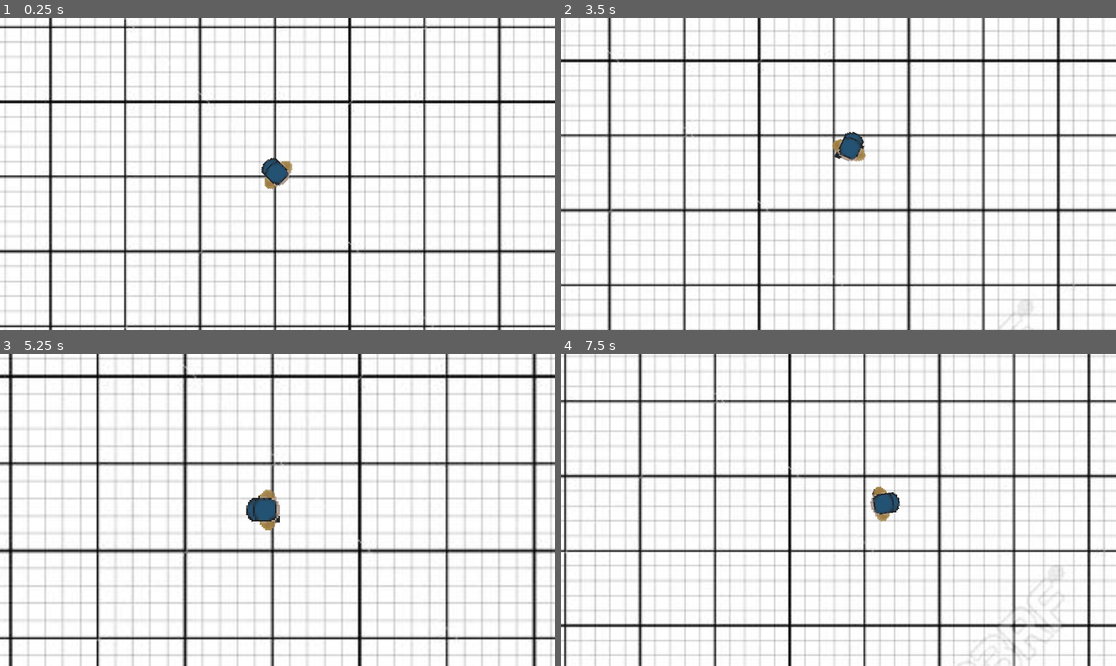
Above: before the commit, frames 1-4 (two rows, left to right).
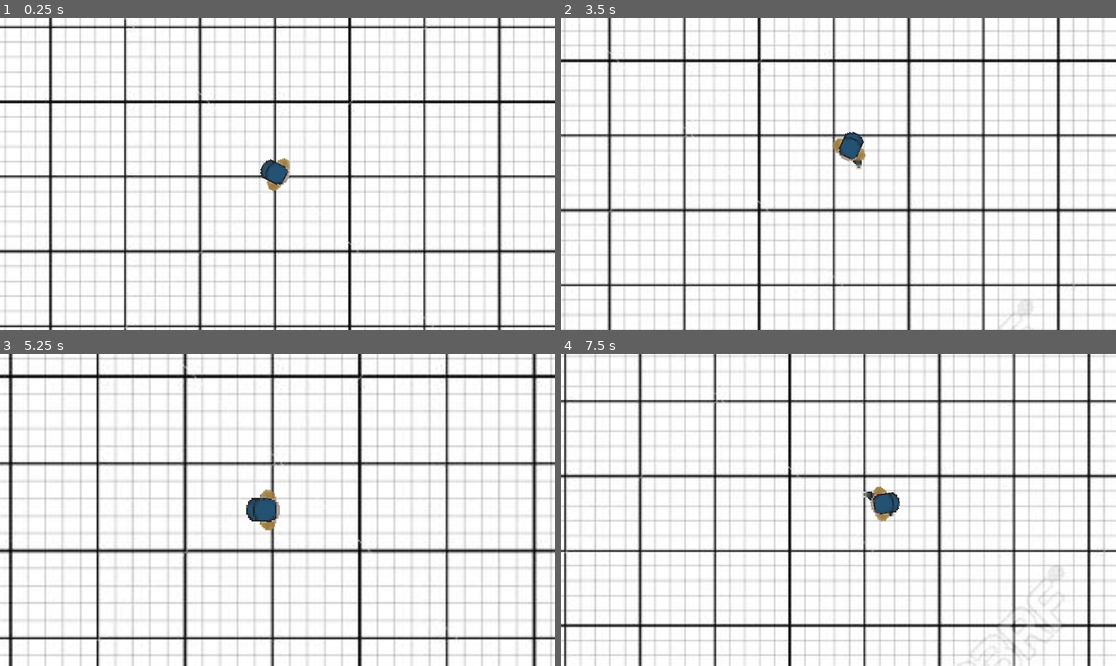
Above: after the commit, the same moments.

Repository: dandyhorse/cosmichorror
Game: Godot game, scene res://scenes/level_1/level.tscn
Same seed, same stepped clock (60 frames per second), same inputs: the game is played once before the commit and once after it.
Inputs (mouse positions are in pixels of both pictures, inside the frame that each line leads up to):
- Up to frame 1 (0.25 s): no input
- Up to frame 2 (3.5 s): tap Enter at 0.5 s; move the mouse to (960, 158) at 0.52 s; hold D (right) 0.53-1.28 s; hold Alt (crouch) 0.53-1.28 s; move the mouse to (727, 189) at 1.27 s; hold S (down) 1.28-2.03 s; tap Shift (run) at 1.35 s; move the mouse to (894, 105) at 2.02 s; hold D (right) 2.03-2.78 s; hold Mouse wheel up (zoom_in) 2.03-2.78 s; move the mouse to (810, 236) at 2.77 s; hold W (up) from 2.78 s (still down); tap Mouse wheel down (zoom_out) at 2.85 s
- Up to frame 3 (5.25 s): move the mouse to (444, 556) at 3.52 s; release W (up) at 3.53 s; hold Alt (crouch) 3.53-4.28 s; hold A (left) 3.53-5.03 s; move the mouse to (111, 463) at 4.27 s; tap Shift (run) at 4.35 s; move the mouse to (305, 510) at 5.02 s; hold S (down) from 5.03 s (still down); hold Mouse wheel up (zoom_in) from 5.03 s (still down)
- Up to frame 4 (7.5 s): move the mouse to (755, 432) at 5.77 s; release S (down) at 5.78 s; release Mouse wheel up (zoom_in) at 5.78 s; hold D (right) 5.78-6.53 s; tap Mouse wheel down (zoom_out) at 5.85 s; move the mouse to (960, 494) at 6.52 s; hold W (up) 6.53-7.28 s; hold Alt (crouch) 6.53-7.28 s; move the mouse to (727, 525) at 7.27 s; hold D (right) from 7.28 s (still down); tap Shift (run) at 7.35 s

The runs differ from the first frame. In frame 1, 0.2% of the frame differs, in the area x 46-53%, y 44-56%; in frame 2, less than 0.1%; in frame 3, less than 0.1%; in frame 4, less than 0.1%.

Commit message:
add dirtection to legs rotation

Diff:
--- a/scenes/man/man.gd
+++ b/scenes/man/man.gd
@@ -4,6 +4,7 @@
 @onready var cam = $PlayerCamera
 @onready var legs = $Rotator/AnimatedSprite2D
 @onready var rotator = $Rotator
+@onready var bodyRotator = $BodyRotator
 var realVelocity = Vector2.ZERO
 var zoom_step = 0.5
 
@@ -24,12 +25,13 @@
 func _process(delta: float) -> void:
 	var mouse_position = get_local_mouse_position()
 	cam.position = lerp(Vector2(),mouse_position.normalized() * max_cam_dist, mouse_position.length() / max_mouse_radius)
-	look_at(get_global_mouse_position())
+	bodyRotator.look_at(get_global_mouse_position())
+#	look_at(get_global_mouse_position())
+
 
 
 func _physics_process(delta):
 
-	print(get_global_mouse_position())
 	MovementLoop(delta)
 	move_and_slide()
 
@@ -40,7 +42,6 @@
 	var isRunning = Input.is_action_pressed("run");
 	var isCrouching = Input.is_action_pressed("crouch");
 	var isMoving = realVelocity != Vector2.ZERO;
-	print()
 
 	match true:
 		isRunning:
@@ -55,29 +56,73 @@
 
 	realVelocity = get_real_velocity()
 
-	legs.play("walk")
+	var direction = Vector2(direction_x, direction_y).normalized()
+	var mouse_position = get_global_mouse_position()
+	var angle = direction.angle_to(mouse_position - position)
+
+#	print(direction.angle_to(mouse_position - position))
+
+	var defaultRotation = rotator.rotation;
+	var isForwardDirection = false;
+
 	if (realVelocity != Vector2.ZERO):
-		legs.play("walk")
+#		legs.play("walk")
+		if abs(angle) < PI / 4:
+#			rotator.rotation = 3 * PI / 2
+			isForwardDirection = true;
+			legs.play("walk")
+		elif abs(angle) > 3 * PI / 4:
+			isForwardDirection = false;
+			legs.play_backwards("walk")
+		elif angle > 0:
+			#left
+			isForwardDirection = false;
+			legs.play("idle")
+		else:
+			#right
+			isForwardDirection = false;
+			legs.play("idle")
 	else:
 		legs.play("idle")
 
+	if (Input.is_action_pressed("up")):
+		if isForwardDirection:
+			rotator.rotation = 3 * PI / 2
+		else:
+			rotator.rotation = PI / 2
+	if (Input.is_action_pressed("down")):
+		if isForwardDirection:
+			rotator.rotation = PI / 2
+		else:
+			rotator.rotation = 3 * PI / 2
+	if (Input.is_action_pressed("right")):
+		if isForwardDirection:
+			rotator.rotation = 2 * PI
+		else:
+			rotator.rotation =  PI
+	if (Input.is_action_pressed("left")):
+		if isForwardDirection:
+			rotator.rotation = PI
+		else:
+			rotator.rotation = 2 * PI
+
 # Legs Rotation:
-	var rotation = 0.0
-
-	if Input.is_action_pressed("left"):
-		rotation = -rotation_speed
-	elif Input.is_action_pressed("right"):
-		rotation = rotation_speed
-
-	rotator.rotation += rotation * delta
-
-	if rotator.rotation < min_rotation:
-		rotator.rotation = min_rotation
-	elif rotator.rotation > max_rotation:
-		rotator.rotation = max_rotation
-
-	if rotation == 0.0:
-		rotator.rotation = 0.0
+#	var rotation = 0.0
+#
+#	if Input.is_action_pressed("left"):
+#		rotation = -rotation_speed
+#	elif Input.is_action_pressed("right"):
+#		rotation = rotation_speed
+#
+#	rotator.rotation += rotation * delta
+#
+#	if rotator.rotation < min_rotation:
+#		rotator.rotation = min_rotation
+#	elif rotator.rotation > max_rotation:
+#		rotator.rotation = max_rotation
+#
+#	if rotation == 0.0:
+#		rotator.rotation = 0.0
 
 
 func changeCameraZoom(zoom_step: float) -> void:
--- a/scenes/man/man.tscn
+++ b/scenes/man/man.tscn
@@ -152,7 +152,6 @@
 shape = SubResource("RectangleShape2D_uwiw3")
 
 [node name="Rotator" type="Marker2D" parent="."]
-scale = Vector2(1.00257, 1.00603)
 
 [node name="AnimatedSprite2D" type="AnimatedSprite2D" parent="Rotator"]
 texture_filter = 1
@@ -161,7 +160,9 @@
 sprite_frames = SubResource("SpriteFrames_tc8jd")
 animation = &"walk"
 
-[node name="Sprite2D" type="Sprite2D" parent="."]
+[node name="BodyRotator" type="Marker2D" parent="."]
+
+[node name="Sprite2D" type="Sprite2D" parent="BodyRotator"]
 texture_filter = 1
 rotation = 1.5708
 texture = ExtResource("2_707gs")
